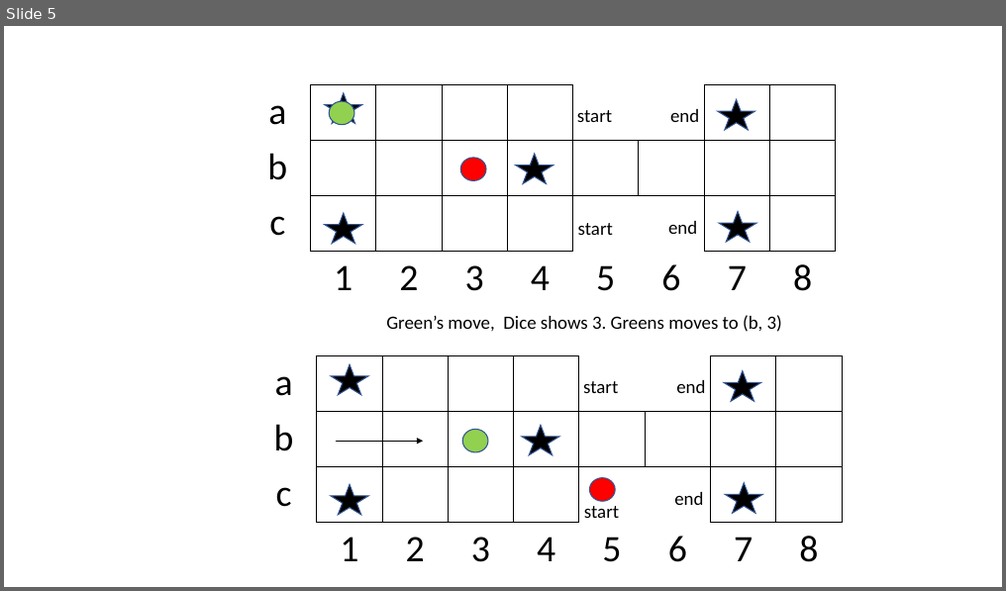
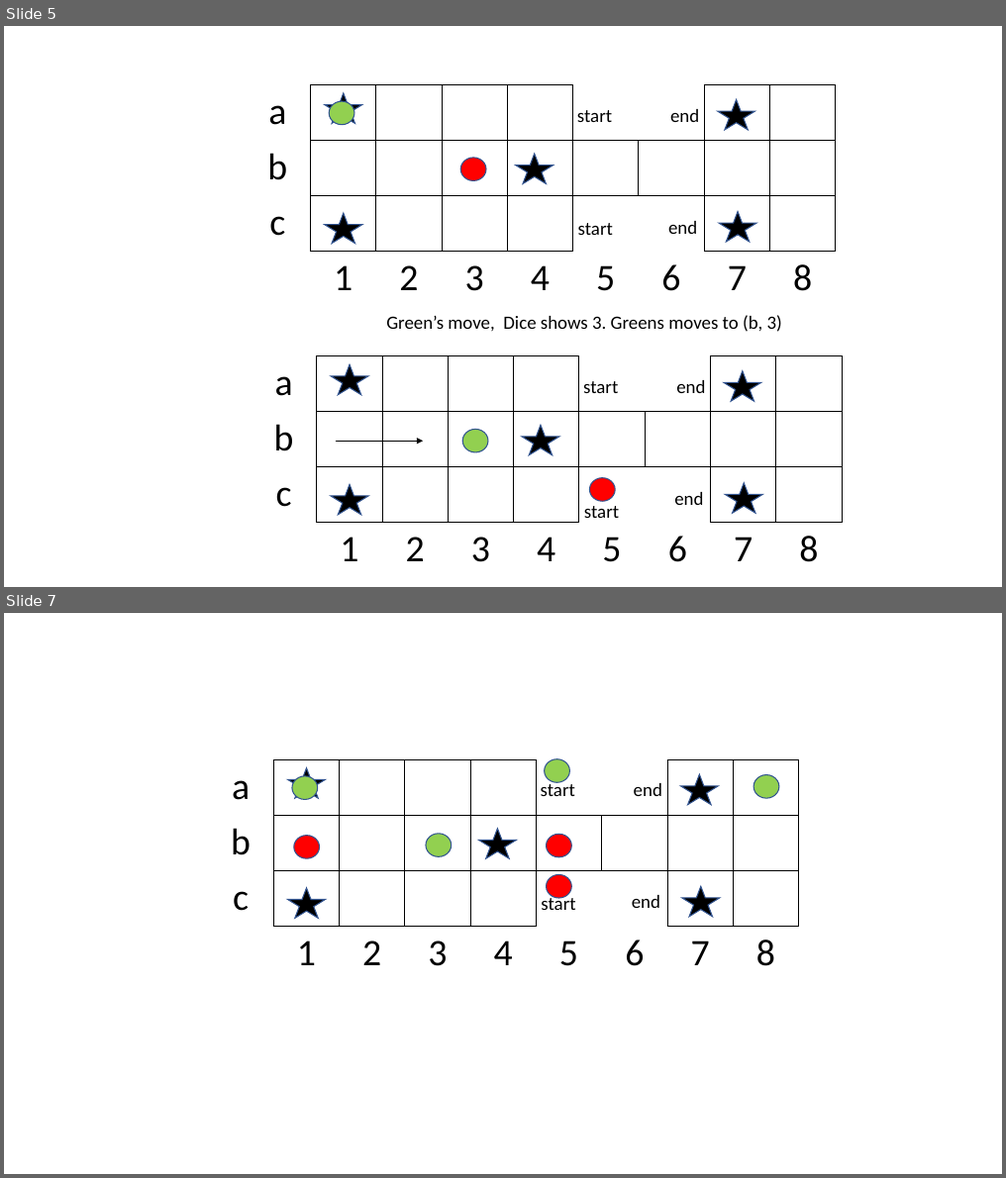
Before and after one commit to malhotra-sidharth/game-of-ur-reinforcement-learning, a slide deck: diagrams/game_play.pptx. Shown one above the other, each under a label of ours: slide 5 before the commit, slides 5 and 7 after it; the slides between them are not shown. The pictures are 1006x591 and 1006x1178 pixels, drawn with LibreOffice and Linux fonts; fonts in the diff are those of the drawing. Boxes give left, top, right and bottom in pixels: in the first picture for what was removed or moved away, otherwise in the second. Text is boxed around its words. In the diff, an @@ line names an element or a change of style, - is before the commit and + after.

```diff
--- a/diagrams/game_play.pptx
+++ b/diagrams/game_play.pptx
@@ slide 7 added at (4, 613, 1002, 1174), background #FFFFFF @@
@@ table added at (208, 760, 801, 981), 4 rows, 9 columns @@
+a |  |  |  |  |  |  |  | 
+b |  |  |  |  |  |  |  | 
+c |  |  |  |  |  |  |  | 
+ | 1 | 2 | 3 | 4 | 5 | 6 | 7 | 8
@@ ellipse added at (545, 759, 570, 782), fill #92D050, outline #325491 1 pt @@
@@ star added at (288, 768, 325, 798), fill #000000, outline #325491 1 pt @@
@@ ellipse added at (292, 776, 318, 799), fill #92D050, outline #325491 1 pt @@
@@ text added at (541, 781, 575, 796), 18 pt, text #000000 @@
+start
@@ text added at (634, 783, 662, 796), 18 pt, text #000000 @@
+end
@@ star added at (681, 774, 718, 805), fill #000000, outline #325491 1 pt @@
@@ ellipse added at (754, 774, 779, 798), fill #92D050, outline #325491 1 pt @@
@@ ellipse added at (294, 836, 319, 859), fill #FF0000, outline #325491 1 pt @@
@@ ellipse added at (426, 834, 450, 858), fill #92D050, outline #325491 1 pt @@
@@ star added at (478, 829, 516, 859), fill #000000, outline #325491 1 pt @@
@@ ellipse added at (546, 834, 571, 858), fill #FF0000, outline #325491 1 pt @@
@@ ellipse added at (546, 875, 571, 898), fill #FF0000, outline #325491 1 pt @@
@@ star added at (288, 888, 325, 919), fill #000000, outline #325491 1 pt @@
@@ text added at (541, 894, 575, 910), 18 pt, text #000000 @@
+start
@@ text added at (632, 895, 660, 908), 18 pt, text #000000 @@
+end
@@ star added at (682, 886, 720, 916), fill #000000, outline #325491 1 pt @@
```
Also in this commit, not shown: 1 slide changed, 4 other files.
